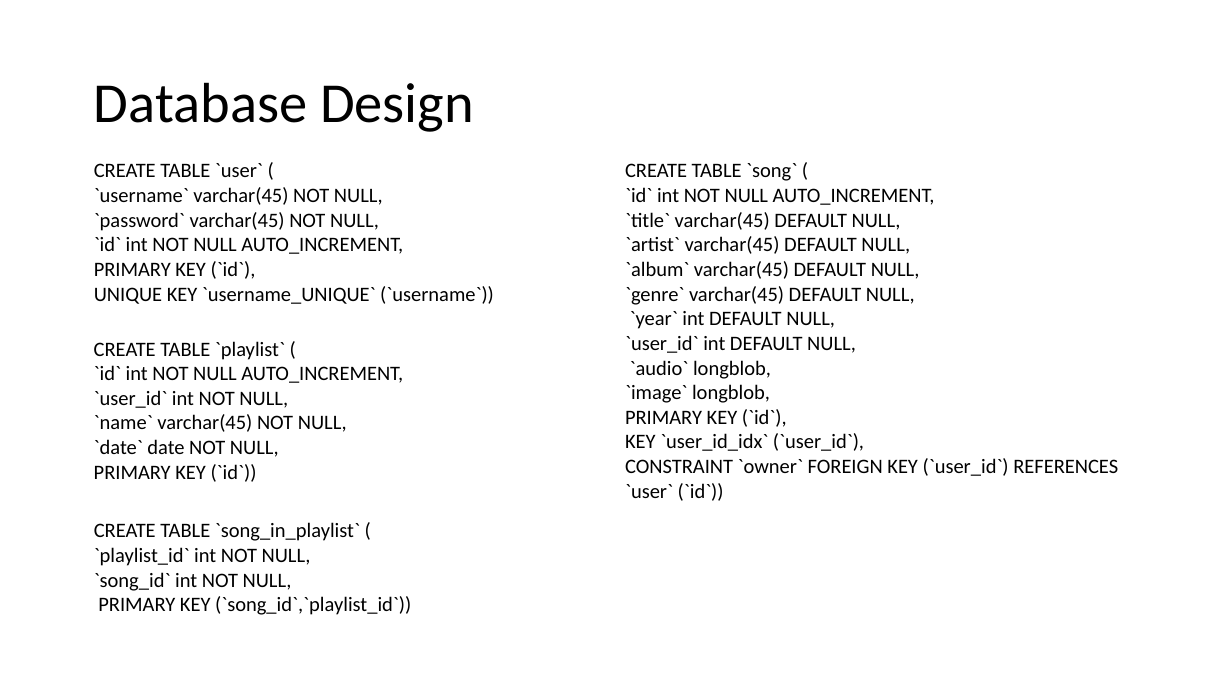
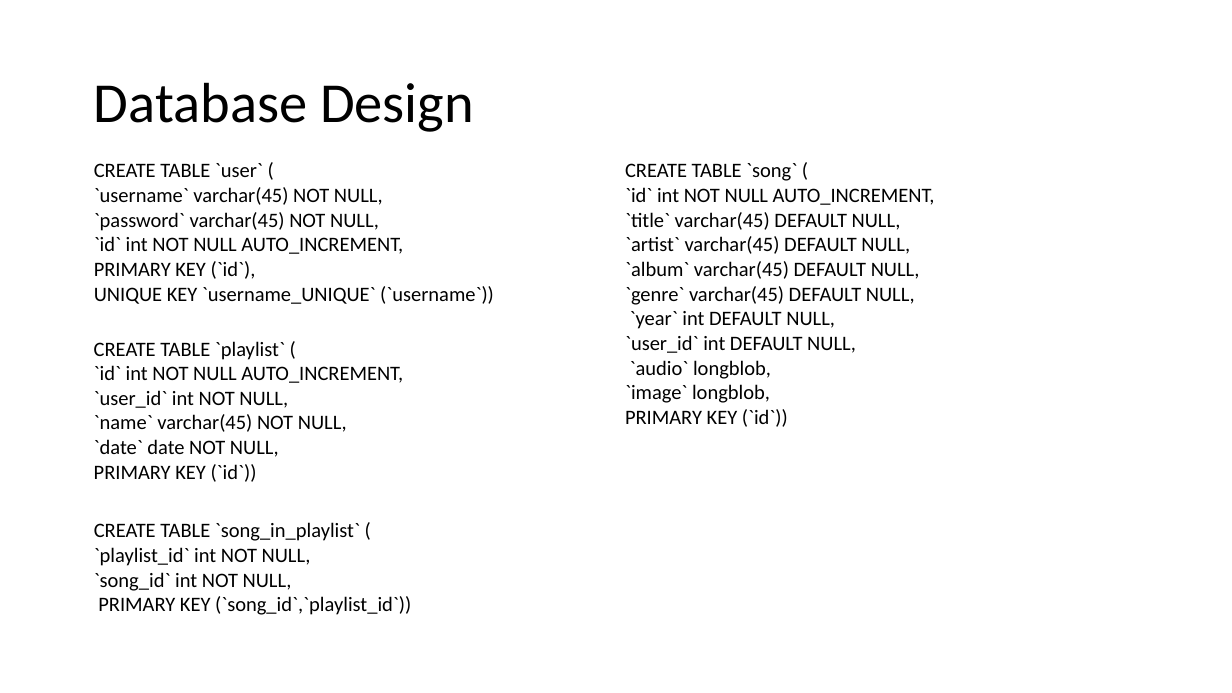
Before and after one commit to GenniImparato/PlaylistMaker, a slide deck: slide 4 of doc/documentation (HTML).pptx. Drawn at 1232x693 pixels with LibreOffice and Linux fonts; fonts in the diff are those of the drawing. Boxes give left, top, right and bottom in pixels: in the first picture for what was removed or moved away, otherwise in the second. Text is boxed around its words. In the diff, an @@ line names an element or a change of style, - is before the commit and + after.

```diff
--- a/doc/documentation (HTML).pptx
+++ b/doc/documentation (HTML).pptx
@@ text at (x1=625, y1=409, x2=788, y2=427): text changed @@
-PRIMARY KEY (`id`),
-KEY `user_id_idx` (`user_id`),
-CONSTRAINT `owner` FOREIGN KEY (`user_id`) REFERENCES `user` (`id`))
+PRIMARY KEY (`id`))
```
Also in this commit, not shown: 1 other slide changed, 5 slides added, 18 other files.
